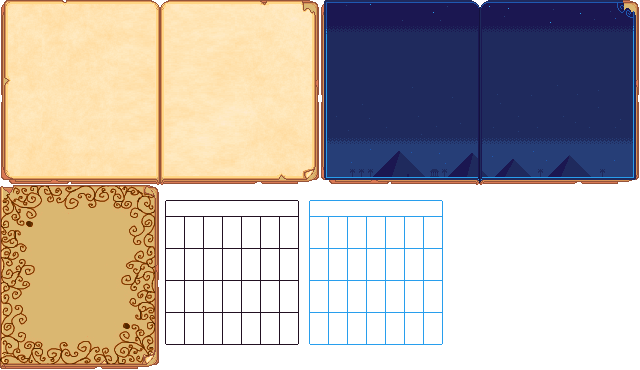
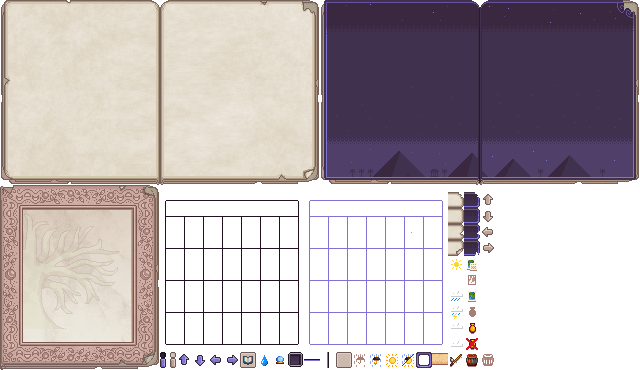
Layered file, before and after one edit (640 × 370). Changes by layer:
showed group "Vintage Interface 1" (42 layers) over (x1=0, y1=0, x2=639, y2=370)
added layer "Cover Design" (pin light) in group "Vintage Interface 1" over (x1=23, y1=209, x2=133, y2=342)
showed group "Icons" (3rd of 3) (22 layers) over (x1=261, y1=259, x2=494, y2=367)
showed group "UI Widgets" (4th of 4) (17 layers) over (x1=160, y1=192, x2=480, y2=368)
hid group "Cover" (4th of 5) (3 layers) over (x1=0, y1=185, x2=159, y2=370)
hid "Cover" (5th of 5, in "Cover") over (x1=0, y1=185, x2=159, y2=369)
hid group "Open Pages" (6th of 7) (2 layers) over (x1=1, y1=0, x2=639, y2=185)
